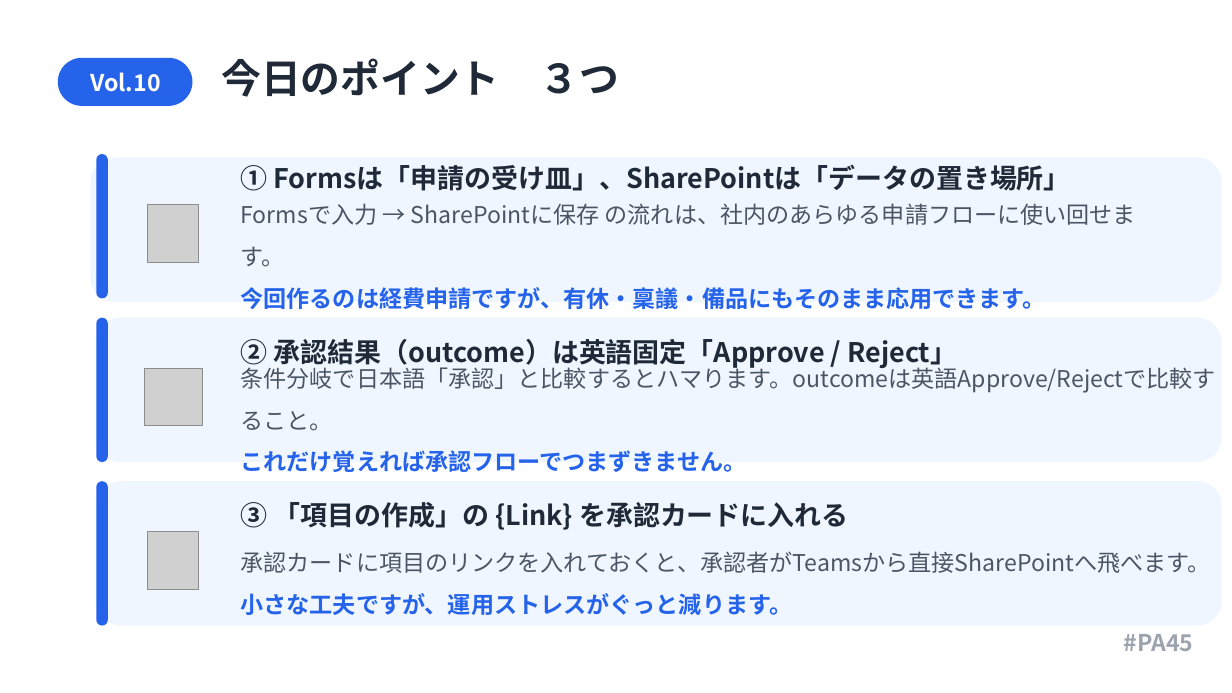
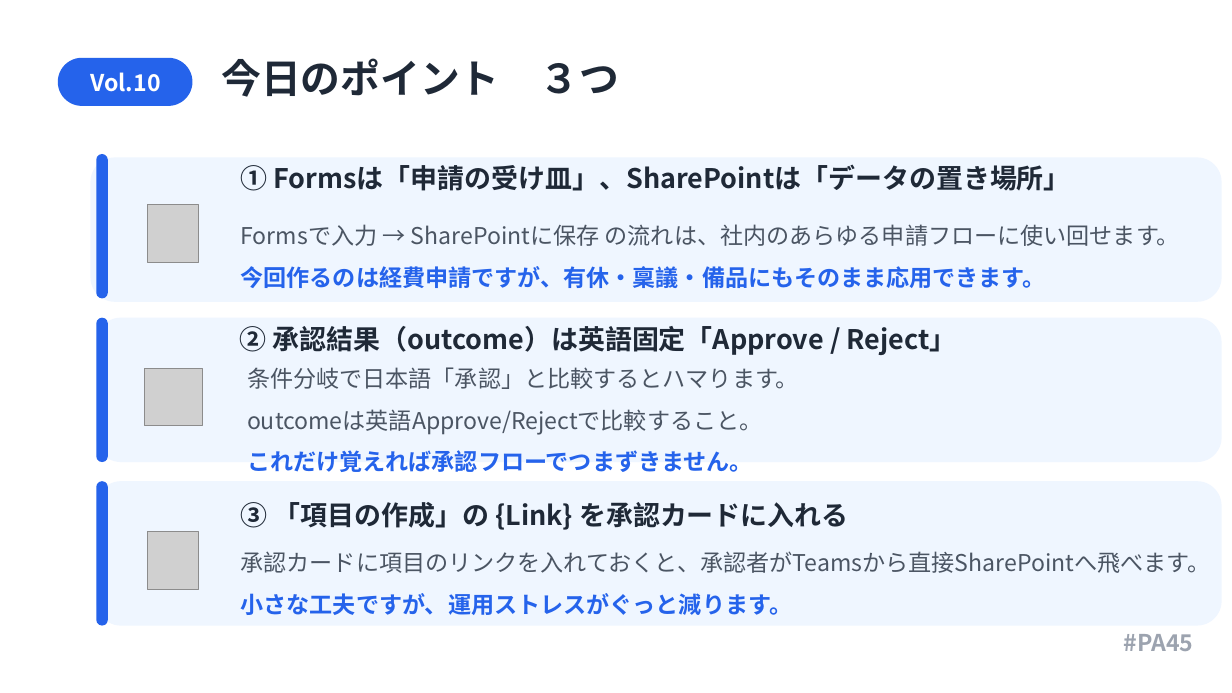
Before and after one commit to Haru-PowerPlatform/pa45, a slide deck: slide 16 of assets/pa45/P010_PA45_BizReview_20260514.pptx. Drawn at 1232x693 pixels with LibreOffice and Linux fonts; fonts in the diff are those of the drawing; grey boxes stand for pictures. Boxes give left, top, right and bottom in pixels: in the first picture for what was removed or moved away, otherwise in the second. Text is boxed around its words. In the diff, an @@ line names an element or a change of style, - is before the commit and + after.

```diff
--- a/assets/pa45/P010_PA45_BizReview_20260514.pptx
+++ b/assets/pa45/P010_PA45_BizReview_20260514.pptx
@@ text "Formsで入力 → SharePointに保存 の流れは、社内のあらゆる申請フローに使い回せます。" rewrapped from (241,203,1136,309) to (241,224,1180,288) @@
@@ text "② 承認結果（outcome）は英語固定「Approve / Reject」": place and size @@
-text "② 承認結果（outcome）は英語固定「Approve / Reject」" at (241,339,957,369)
+text "② 承認結果（outcome）は英語固定「Approve / Reject」" at (240,326,957,355)
@@ text at (247,367,799,434): text changed @@
-条件分岐で日本語「承認」と比較するとハマります。outcomeは英語Approve/Rejectで比較すること。
+条件分岐で日本語「承認」と比較するとハマります。
+outcomeは英語Approve/Rejectで比較すること。
```
Also in this commit, not shown: 9 other slides changed.
